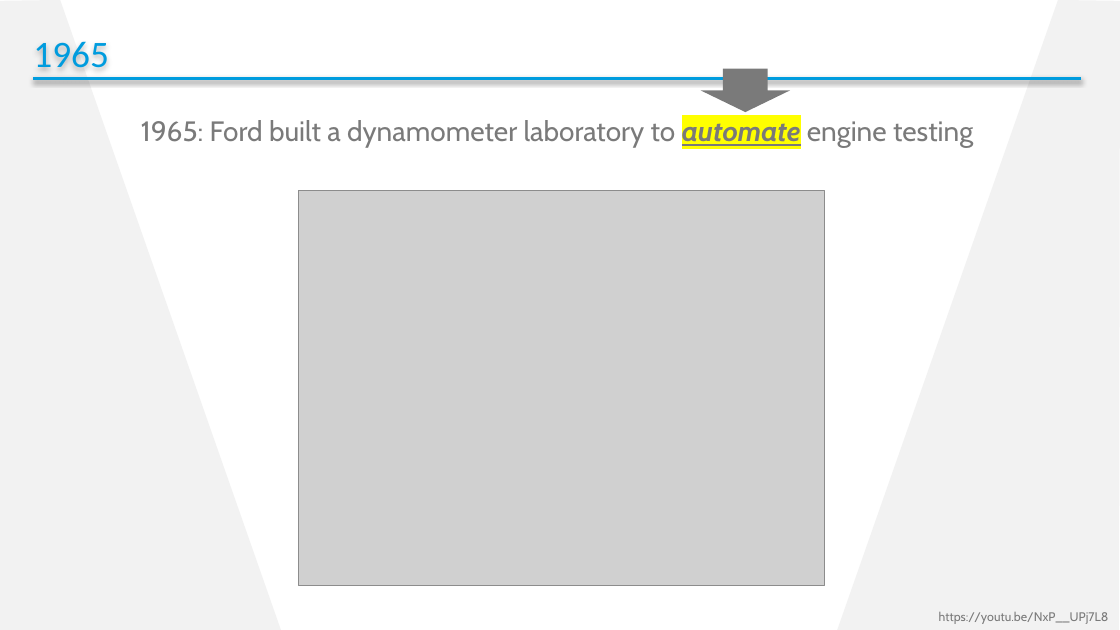
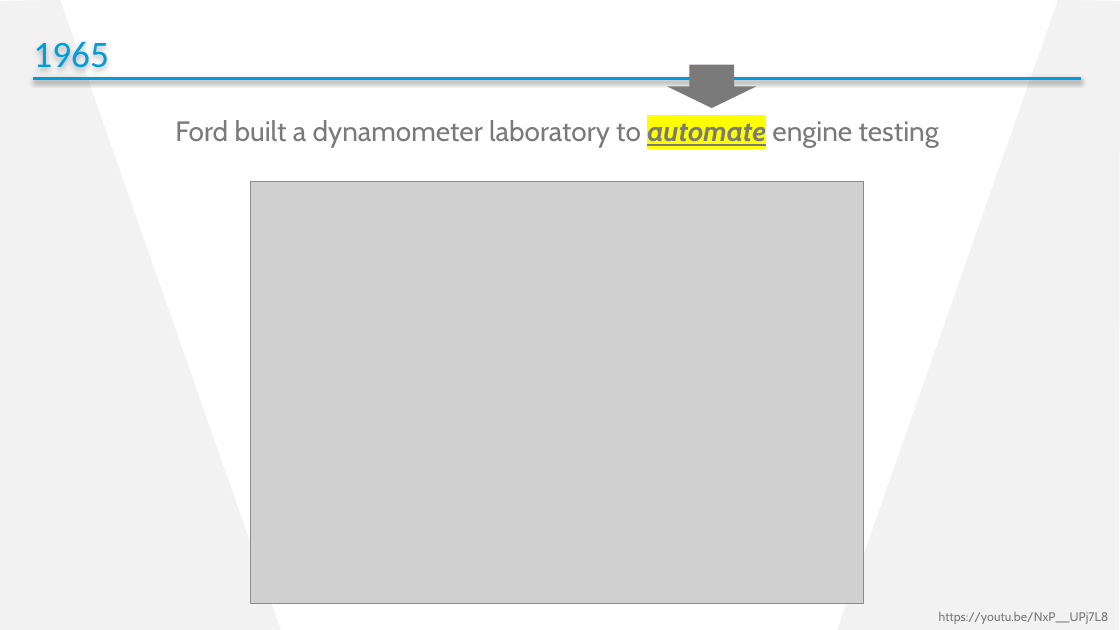
Before and after one commit to cdhunt/pssummit2017-mocking, a slide deck: slide 5 of Summit2017_Mocking.pptx. Drawn at 1120x630 pixels with LibreOffice and Linux fonts; fonts in the diff are those of the drawing; grey boxes stand for pictures; background and template pictures are left out. Boxes give left, top, right and bottom in pixels: in the first picture for what was removed or moved away, otherwise in the second. Text is boxed around its words. In the diff, an @@ line names an element or a change of style, - is before the commit and + after.

```diff
--- a/Summit2017_Mocking.pptx
+++ b/Summit2017_Mocking.pptx
@@ down arrow: place and size @@
-down arrow at (701, 68, 791, 112)
+down arrow at (668, 65, 757, 109)
@@ text at (175, 120, 939, 148): text changed @@
-1965: Ford built a dynamometer laboratory to automate engine testing
+Ford built a dynamometer laboratory to automate engine testing
@@ picture: place and size @@
-picture at (298, 190, 824, 585)
+picture at (251, 181, 864, 604)
```
Also in this commit, not shown: 1 other slide changed, 4 slides added, 2 slides removed.
